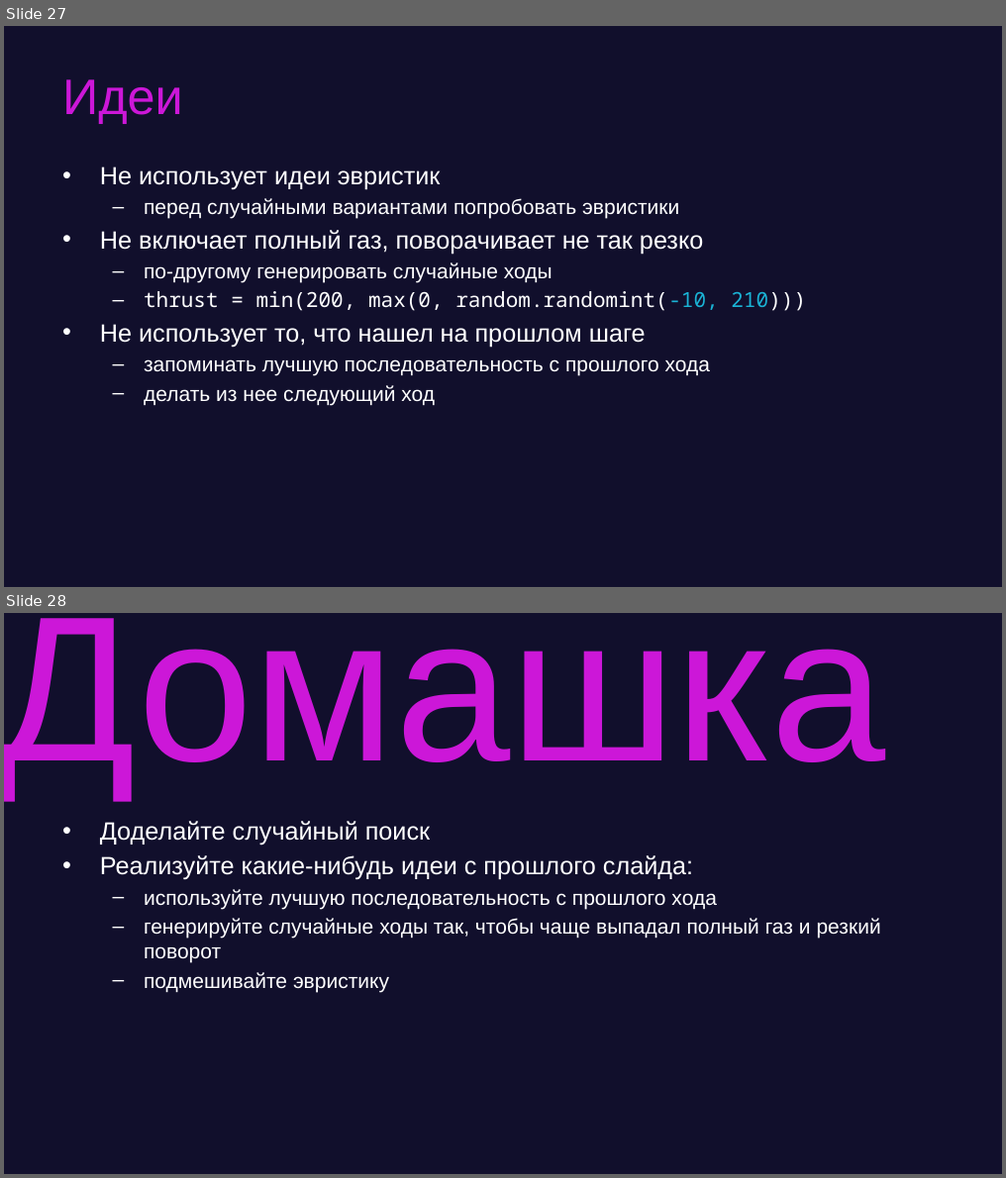
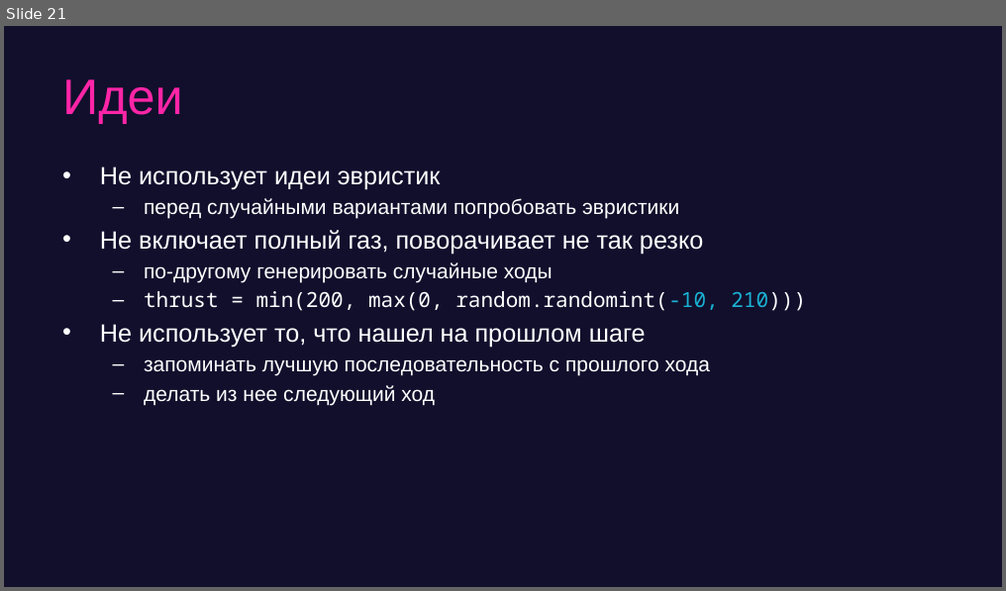
Before and after one commit to game-ai-course/game-ai-school, a slide deck: day1-montecarlo.pptx. Shown one above the other, each under a label of ours: slides 27 and 28 before the commit, slide 21 after it. The pictures are 1006x1178 and 1006x591 pixels, drawn with LibreOffice and Linux fonts; fonts in the diff are those of the drawing. Boxes give left, top, right and bottom in pixels: in the first picture for what was removed or moved away, otherwise in the second. Text is boxed around its words. In the diff, an @@ line names an element or a change of style, - is before the commit and + after.

```diff
--- a/day1-montecarlo.pptx
+++ b/day1-montecarlo.pptx
@@ slide 28 removed at (4, 613, 1002, 1174), background #110F2C @@
@@ title removed at (4, 618, 886, 797) @@
-Домашка
@@ text removed at (100, 821, 881, 992) @@
-• Доделайте случайный поиск
-• Реализуйте какие-нибудь идеи с прошлого слайда:
-  – используйте лучшую последовательность с прошлого хода
-  – генерируйте случайные ходы так, чтобы чаще выпадал полный газ и резкий поворот
-  – подмешивайте эвристику
@@ what was slide 27 is now slide 21 @@
@@ slide 21 changed as well @@
@@ title "Идеи" at (62, 79, 183, 124): text colour #CC17D8 to #FE25A7 @@
```
Also in this commit, not shown: 15 other slides changed, 9 slides added, 11 other slides removed, 5 other files.
